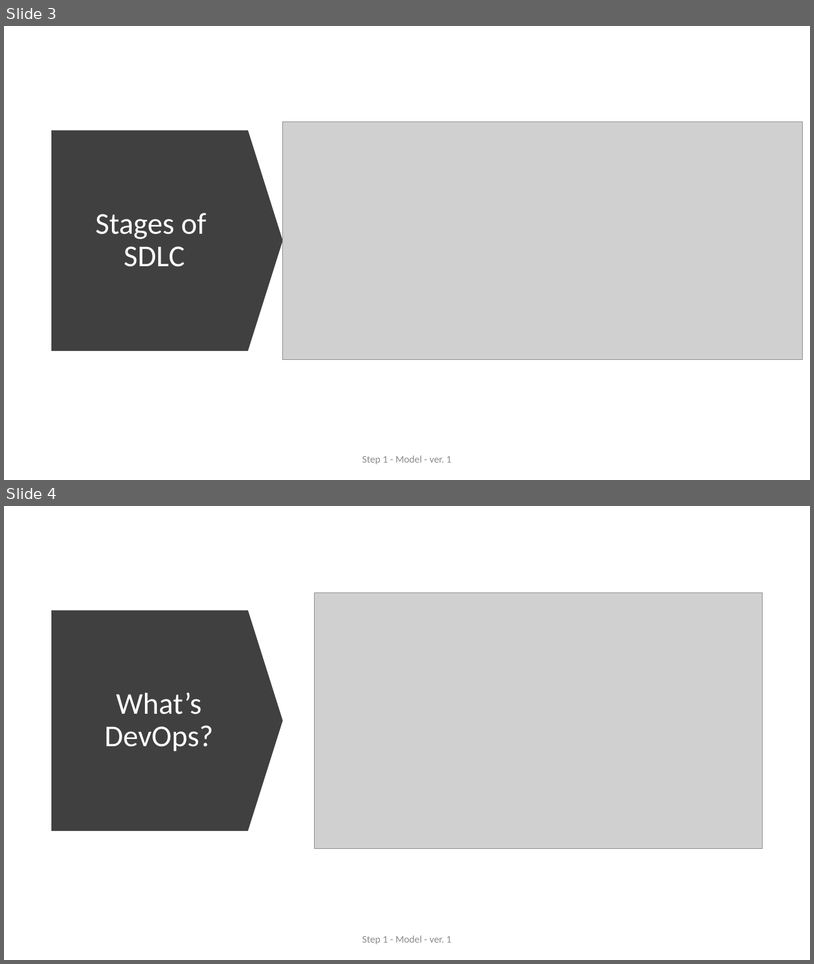
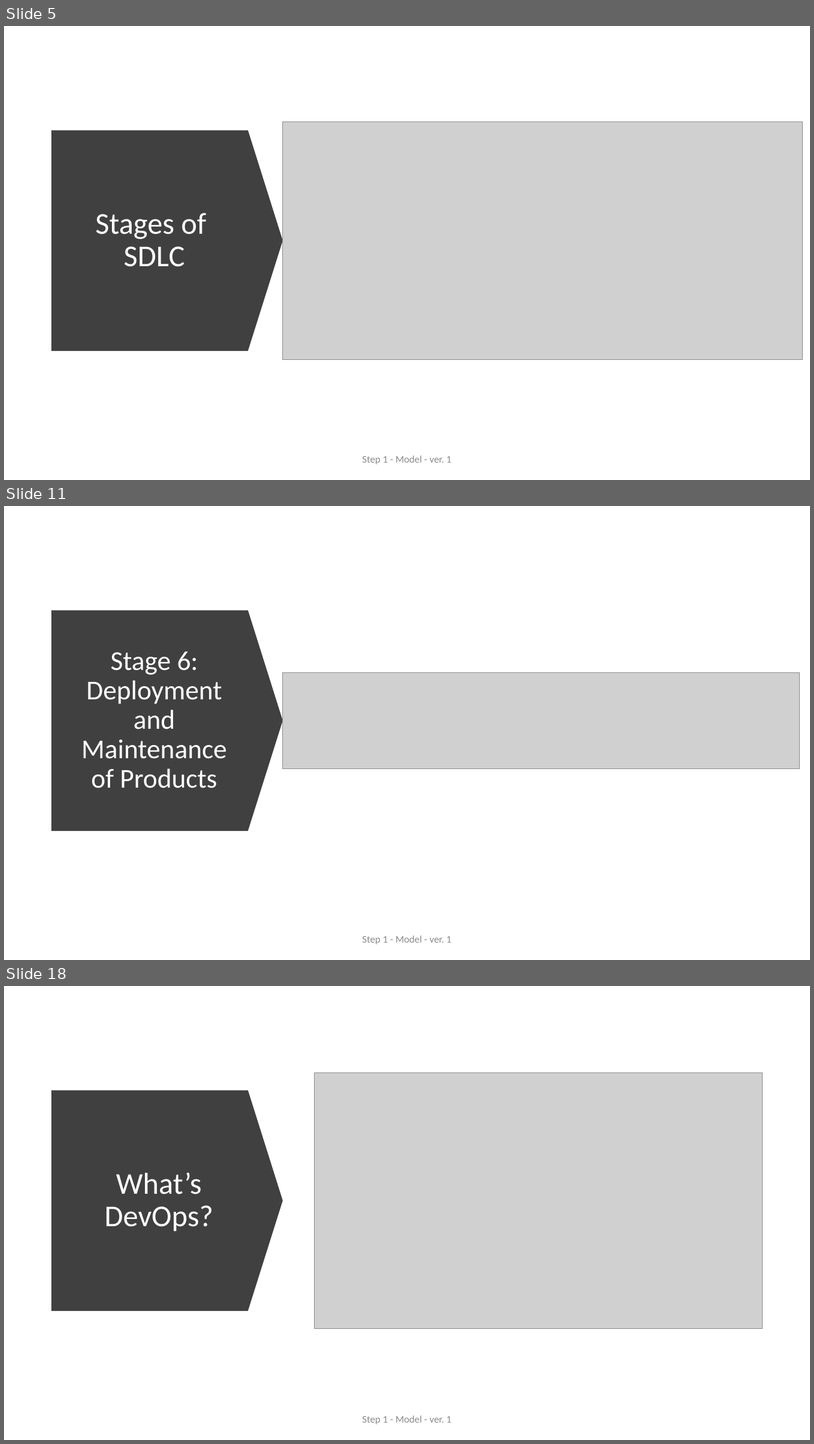
Before and after one commit to ext4dmin/DevOps-Mentorship, a slide deck: Step1-Model_presentation.pptx. Shown one above the other, each under a label of ours: slides 3 and 4 before the commit, slides 5, 11 and 18 after it; the slides between them are not shown. The pictures are 814x964 and 814x1444 pixels, drawn with LibreOffice and Linux fonts; fonts in the diff are those of the drawing; grey boxes stand for pictures. Boxes give left, top, right and bottom in pixels: in the first picture for what was removed or moved away, otherwise in the second. Text is boxed around its words. In the diff, an @@ line names an element or a change of style, - is before the commit and + after.

Commit message:
Step 1. Model. <before editing>

```diff
--- a/Step1-Model_presentation.pptx
+++ b/Step1-Model_presentation.pptx
@@ slide 11 added at (4,506,810,960), background #FFFFFF @@
@@ down arrow added at (52,610,284,831), fill #404040 @@
@@ title added at (81,651,227,788), 32.4 pt, text #FFFFFF @@
+Stage 6: Deployment and Maintenance of Products
@@ picture added at (283,672,800,768) @@
@@ text added at (362,935,452,944), 12 pt, text #8C8C8C @@
+Step 1 - Model - ver. 1
@@ what was slide 3 is now slide 5 @@
@@ what was slide 4 is now slide 18 @@
```
Also in this commit, not shown: 1 slide changed, 33 other slides added, 1 other file.
